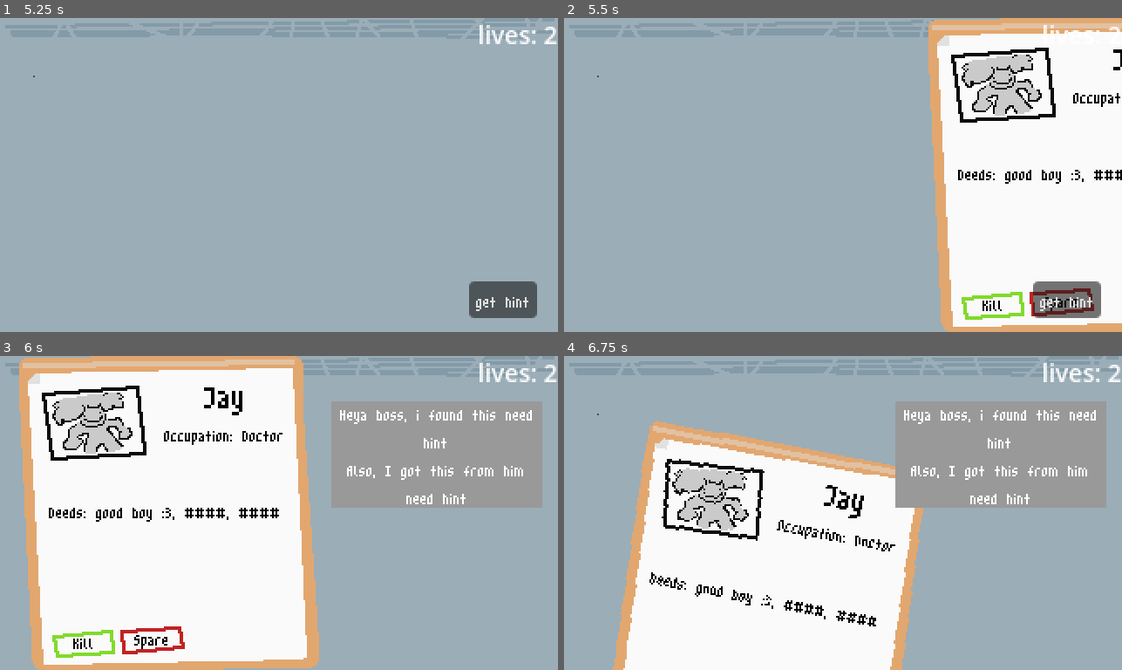
Above: before the commit, frames 1-4 (two rows, left to right).
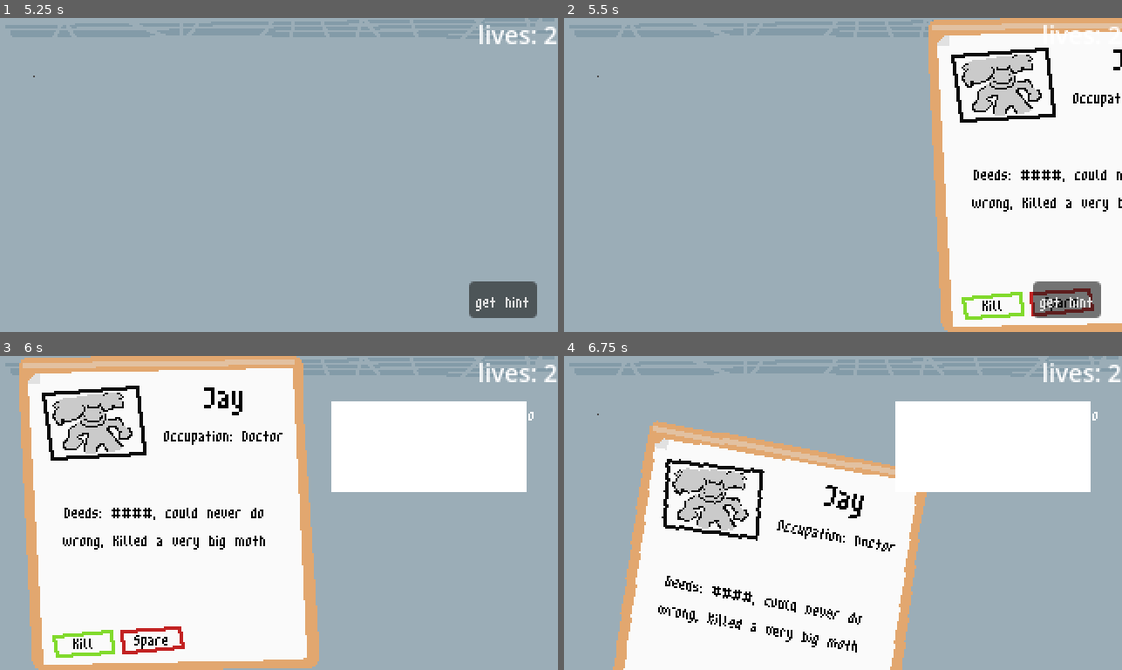
Above: after the commit, the same moments.

Repository: DTRGames/Grims-Pat
Game: Godot game, scene res://Scenes/MainMenu/main_menu.tscn
The game is run twice, just before and just after one commit, with the same random seed, the same clock (stepped at 60 frames per second) and the same inputs.
Inputs (mouse positions are in pixels of both pictures, inside the frame that each line leads up to):
- Up to frame 1 (5.25 s): click "start" at 0.5 s; click "Easy" at 1.25 s; move the mouse to (401, 159) at 2.02 s; click "Spare" at 2.75 s; move the mouse to (167, 190) at 3.52 s; click "Kill" at 4.25 s; move the mouse to (334, 105) at 5.02 s
- Up to frame 2 (5.5 s): no input
- Up to frame 3 (6 s): click "get hint" at 5.75 s
- Up to frame 4 (6.75 s): click "Spare" at 6.5 s

Frame 1 is identical in both runs. In frame 2, 0.7% of the frame differs, in the area x 70-100%, y 48-62%; in frame 3, 13%, in the area x 8-98%, y 14-62%; in frame 4, 13%.

Commit message:
changed the hidden system

Diff:
--- a/Scenes/Levels/control.gd
+++ b/Scenes/Levels/control.gd
@@ -11,115 +11,105 @@
 var deed_list = {
 	"has did shoplifting": {
 		"value": -2,
-		"hint": "something is missing"
 	},
 	"stole a banana": {
 		"value": -1,
-		"hint": "enemy of monkey"
 	},
 	"was a victim of magic, Apollo": {
 		"value": -1,
-		"hint": "need hint"
 	},
 	 "has did vehichular manslaughter": {
 		"value": -7,
-		"hint": "need hint"
+		"hint": "drove over some poor soul"
 	},
 	"Killed a very big moth": {
 		"value": 2,
-		"hint": "need hint"
 	},
 	"doesnt smoke": {
 		"value": 3,
-		"hint": "need hint"
+		"hint": "never smoked in his life"
 	},
 	"doesnt drink": {
 		"value": 2,
-		"hint": "need hint"
+		"hint": "never drunk some booze"
 	},
 	"drug addict": {
 		"value": -2,
-		"hint": "need hint"
+		"hint": "sniffed on the daily"
 	},
 	"a very happy fella": {
 		"value": 1,
-		"hint": "need hint"
+		"hint": "always seemed happy"
 	},
 	"has did tax evasion": {
 		"value": -2,
-		"hint": "need hint"
+		"hint": "he.... dear god...even I pay my taxes"
 	},
 	"PISSED ON THE MOON": {
 		"value": -2,
-		"hint": "need hint"
+		"hint": "he....PISSED ON THE MOON!!! HOW DO YOU LIKE THAT OBAMA?"
 	},
 	"cyberbullied steve jobs": {
 		"value": -2,
-		"hint": "need hint"
 	},
 	"likes to walk and talk": {
 		"value": 2,
-		"hint": "need hint"
+		"hint": "he always liked to walk and talk"
 	},
 	"built an orphanage": {
 		"value": 7,
-		"hint": "need hint"
 	},
 	 "saved a guy": {
 		"value": 5,
-		"hint": "need hint"
+		"hint": "saved a lucky soul"
 	},
 	"filthy rich": {
 		"value": -1,
-		"hint": "need hint"
+		"hint": "bro thinks he's the next Elon"
 	},
 	"nothing really matters to him": {
 		"value": -2,
-		"hint": "need hint"
+		"hint": "he didn't care about anything, not even about the frightning thunder bolts and lightning"
 	},
 	"killed an eldritch god": {
 		"value": -3,
-		"hint": "need hint"
+		"hint": "Killed something powerfull :D"
 	},
 	"good boy :3": {
 		"value": 2,
-		"hint": "need hint"
+		"hint": "a very good person"
 	},
 	"a very healthy fella": {
 		"value": 4,
-		"hint": "need hint"
+		"hint": "bro looked like the guy in the old spice commercials"
 	},
 	"saved a bird": {
 		"value": 3,
-		"hint": "need hint"
 	},
 	"pays his taxes": {
 		"value": 2,
-		"hint": "need hint"
+		"hint": "payed his taxes, good"
 	},
 	"is the child of light": {
 		"value": 2,
-		"hint": "need hint"
 	},
 	"could never do wrong": {
 		"value": 2,
-		"hint": "need hint"
 	},
 	"solved the fnaf lore": {
 		"value": 2,
-		"hint": "need hint"
+		"hint": "bro was Matpat 2.0"
 	},
 	"hes got a cool hat": {
 		"value": 1,
-		"hint": "need hint"
+		"hint": "man I love his hat"
 	},
 	"weed eater": {
 		"value": 2,
-		"hint": "need hint"
 	},
 	"put some dirt in your eyes": {
 		"value": -1,
-		"hint": "memes about dirt and eyes"
+		"hint": "dirtied your face with some dirt"
 	}
 }
 
@@ -186,8 +176,8 @@
 	var random_deeds = pick_random_deeds()
 
 	if GameEvents.on_screen > 0:
-		# Hide one to two words in the description
-		random_deeds["description"] = hide_words_randomly(random_deeds["description"])
+		# Hide deeds with hints
+		random_deeds["description"] = hide_deeds_with_hints(random_deeds["description"])
 
 	person["description"] = random_deeds["description"]
 	person["killable"] = random_deeds["total_value"] < 0
@@ -198,23 +188,14 @@
 	print("Total value: ", random_deeds["total_value"])
 	print("is killable: ", person["killable"])
 
-# Helper function to hide one to two words randomly
-func hide_words_randomly(description: String) -> String:
+# Helper function to hide deeds with hints
+func hide_deeds_with_hints(description: String) -> String:
 	var words = description.split(", ")
-	var num_words_to_hide = randi() % 2 + 1  # Hide one to two words
-	var indices_to_hide = []
-	while indices_to_hide.size() < num_words_to_hide:
-		var index = randi() % words.size()
-		if index not in indices_to_hide:
-			indices_to_hide.append(index)
-
-	for i in indices_to_hide:
-		if description.containsn("apollo"):
-			hidden_deeds.append(", ".join([words[i-1], words[i]]))
-		else :
-			hidden_deeds.append(words[i])
-		words[i] = "####"
-
+	for i in range(words.size()):
+		var deed = words[i].strip_edges()
+		if deed_list.has(deed) and deed_list[deed].has("hint"):
+			hidden_deeds.append(deed)
+			words[i] = "####"
 	return ", ".join(words)
 
 # Function to check if a person is a criminal
--- a/Scenes/Levels/get_hint.gd
+++ b/Scenes/Levels/get_hint.gd
@@ -7,8 +7,8 @@
 	GameEvents.leave.connect(on_leave)
 
 func _on_pressed() -> void:
-	var conversation_start = "Heya boss, i found this "
-	var additional_hint_start = "Also, I got this from him "
+	var conversation_start = "Heya boss, i found some info "
+	var additional_hint_start = "Also, "
 	var combined_hint = conversation_start
 
 	for i in range($"../..".control.hidden_deeds.size()):
--- a/Scenes/Levels/hint.tscn
+++ b/Scenes/Levels/hint.tscn
@@ -1,14 +1,20 @@
-[gd_scene load_steps=3 format=3 uid="uid://gmw2egomwlcu"]
+[gd_scene load_steps=2 format=3 uid="uid://gmw2egomwlcu"]
 
 [ext_resource type="FontFile" uid="uid://c3jw3bx1oeecq" path="res://Scenes/Levels/m3x6 (1).ttf" id="1_mcdmk"]
 
-[sub_resource type="StyleBoxFlat" id="StyleBoxFlat_ywkeh"]
-
 [node name="Hint" type="Label"]
+z_index = 1
 custom_minimum_size = Vector2(121, 13)
+offset_right = 121.0
+offset_bottom = 13.0
 theme_override_fonts/font = ExtResource("1_mcdmk")
-theme_override_styles/normal = SubResource("StyleBoxFlat_ywkeh")
 text = "testaaaaaaaa"
 horizontal_alignment = 1
 vertical_alignment = 1
 autowrap_mode = 3
+
+[node name="Panel" type="ColorRect" parent="."]
+z_index = -1
+layout_mode = 0
+offset_right = 112.0
+offset_bottom = 52.0
